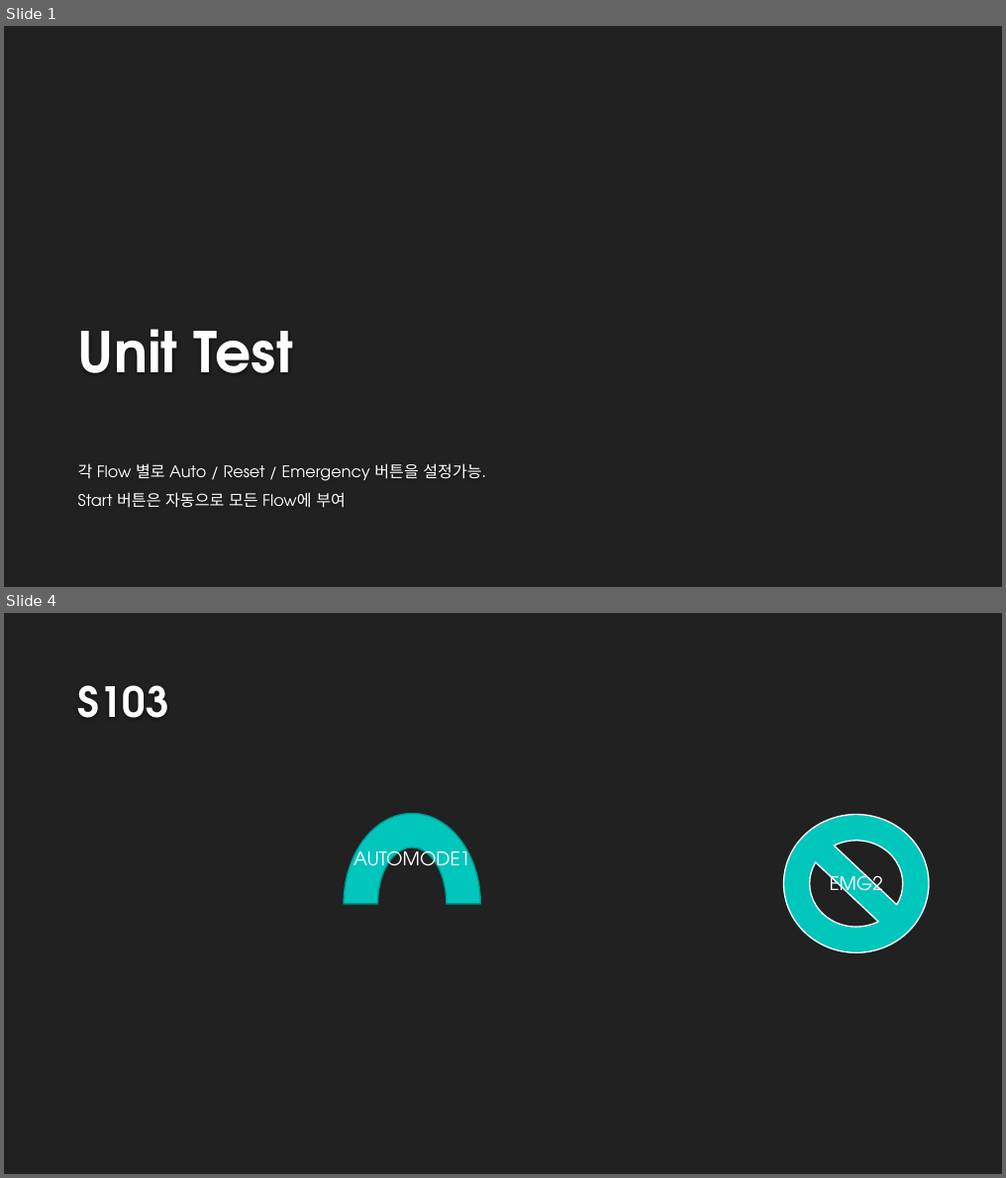
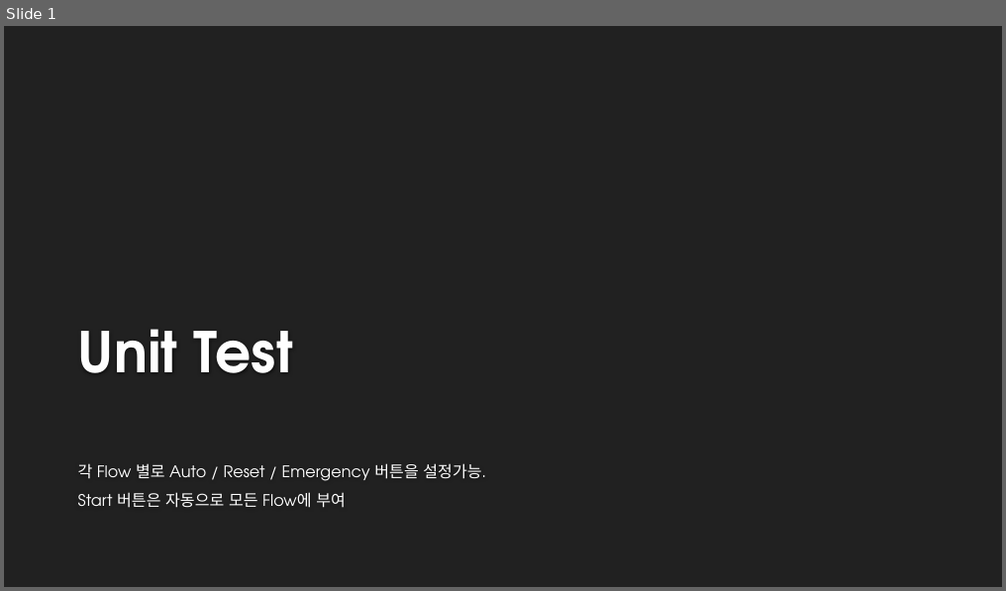
Before and after one commit to DualsoftDev/ds, a slide deck: DsDotNet/src/UnitTest/UnitTest.Engine/ImportOffice/ppt/T10_Button.pptx. Shown one above the other, each under a label of ours: slides 1 and 4 before the commit, slide 1 after it; the slides between them are not shown. The pictures are 1006x1178 and 1006x591 pixels, drawn with LibreOffice and Linux fonts; fonts in the diff are those of the drawing; background and template pictures are left out. Boxes give left, top, right and bottom in pixels: in the first picture for what was removed or moved away, otherwise in the second. Text is boxed around its words. In the diff, an @@ line names an element or a change of style, - is before the commit and + after.

```diff
--- a/DsDotNet/src/UnitTest/UnitTest.Engine/ImportOffice/ppt/T10_Button.pptx
+++ b/DsDotNet/src/UnitTest/UnitTest.Engine/ImportOffice/ppt/T10_Button.pptx
@@ slide 4 removed at bbox=[4, 613, 1002, 1174], background #212121 @@
@@ title removed at bbox=[78, 685, 169, 718] @@
-S103
@@ arch (boxed as its full ring) removed at bbox=[344, 814, 481, 995] @@
-AUTOMODE1
@@ no-entry sign removed at bbox=[784, 814, 930, 953] @@
-EMG2
```
Also in this commit, not shown: 3 slides added, 2 other slides removed, 10 other files.
